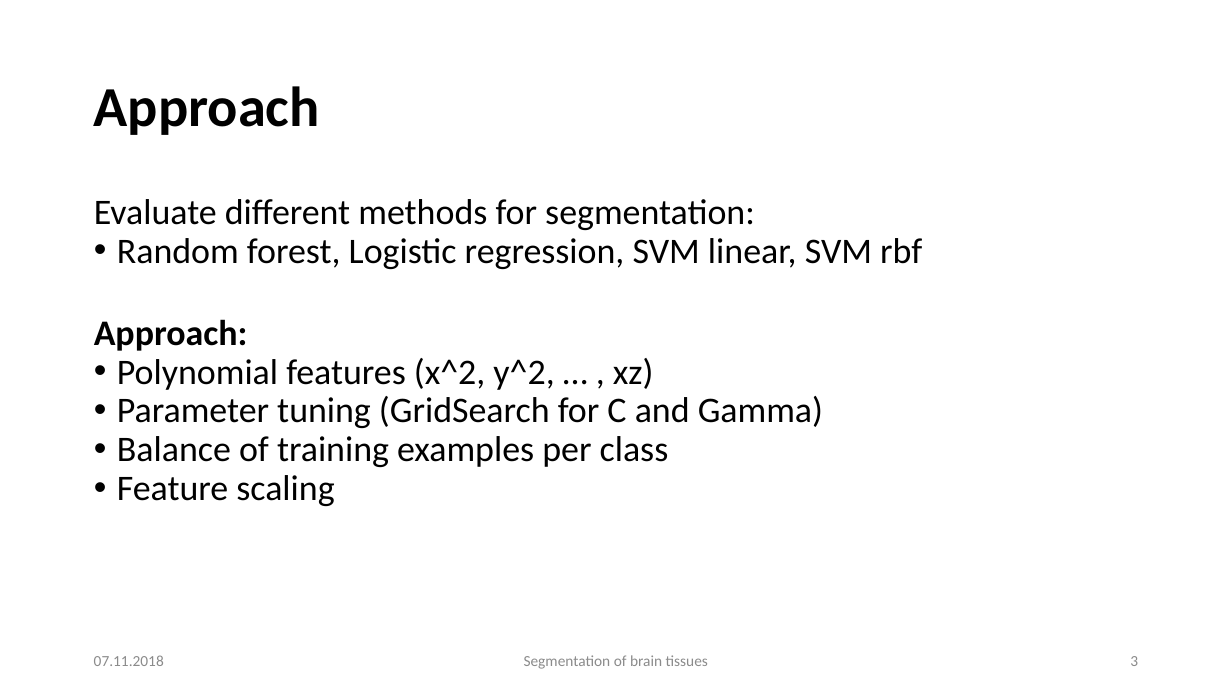
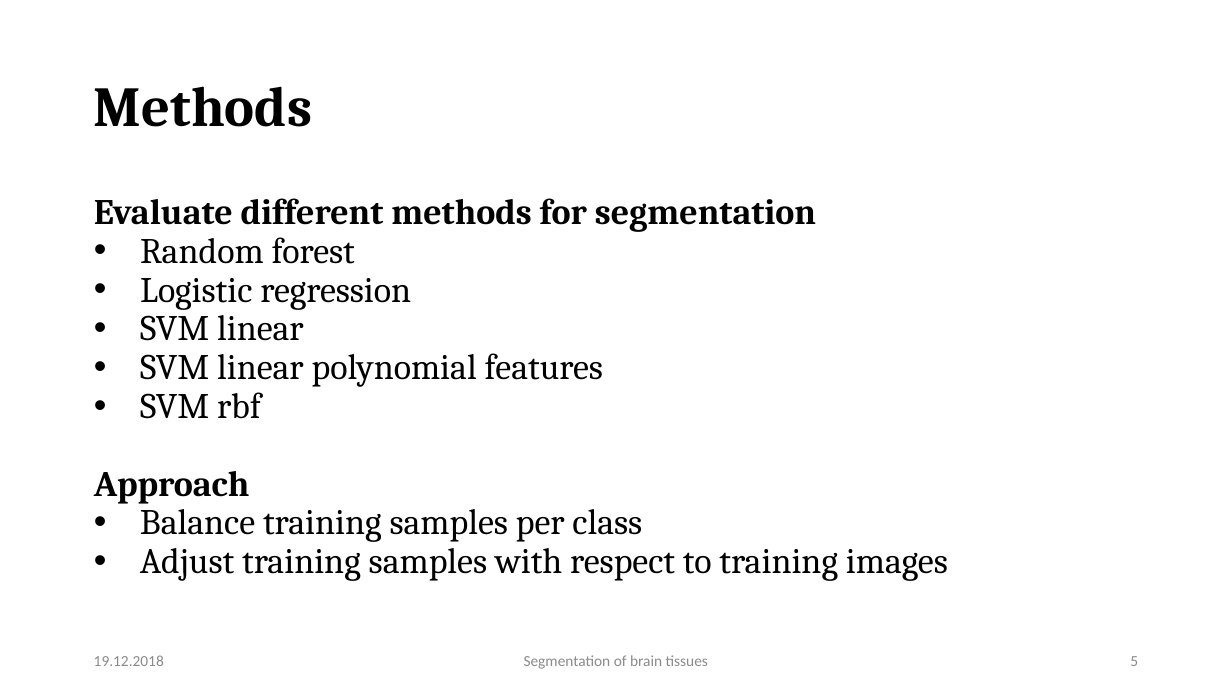
Before and after one commit to mhayoz/MIALab, a slide deck: slide 5 of Final Mialab.pptx (slide 3 before the commit). Drawn at 1232x693 pixels with LibreOffice and Linux fonts; fonts in the diff are those of the drawing; background and template pictures are left out. Boxes give left, top, right and bottom in pixels: in the first picture for what was removed or moved away, otherwise in the second. Text is boxed around its words. In the diff, an @@ line names an element or a change of style, - is before the commit and + after.

```diff
--- a/Final Mialab.pptx
+++ b/Final Mialab.pptx
@@ text at bbox=[94, 86, 312, 127]: text changed; font Calibri to Cambria @@
-Approach
+Methods
@@ text at bbox=[94, 198, 948, 581]: text changed; font Calibri to Cambria @@
-Evaluate different methods for segmentation:
-• Random forest, Logistic regression, SVM linear, SVM rbf
-Approach:
-• Polynomial features (x^2, y^2, … , xz)
-• Parameter tuning (GridSearch for C and Gamma)
-• Balance of training examples per class
-• Feature scaling
+Evaluate different methods for segmentation
+• Random forest
+• Logistic regression
+• SVM linear
+• SVM linear polynomial features
+• SVM rbf
+Approach
+• Balance training samples per class
+• Adjust training samples with respect to training images
@@ text at bbox=[94, 655, 164, 666]: text changed @@
-07.11.2018
+19.12.2018
@@ page number at bbox=[1130, 656, 1138, 666]: text changed @@
-3
+5
```
Also in this commit, not shown: 7 other slides changed, 3 slides added.
